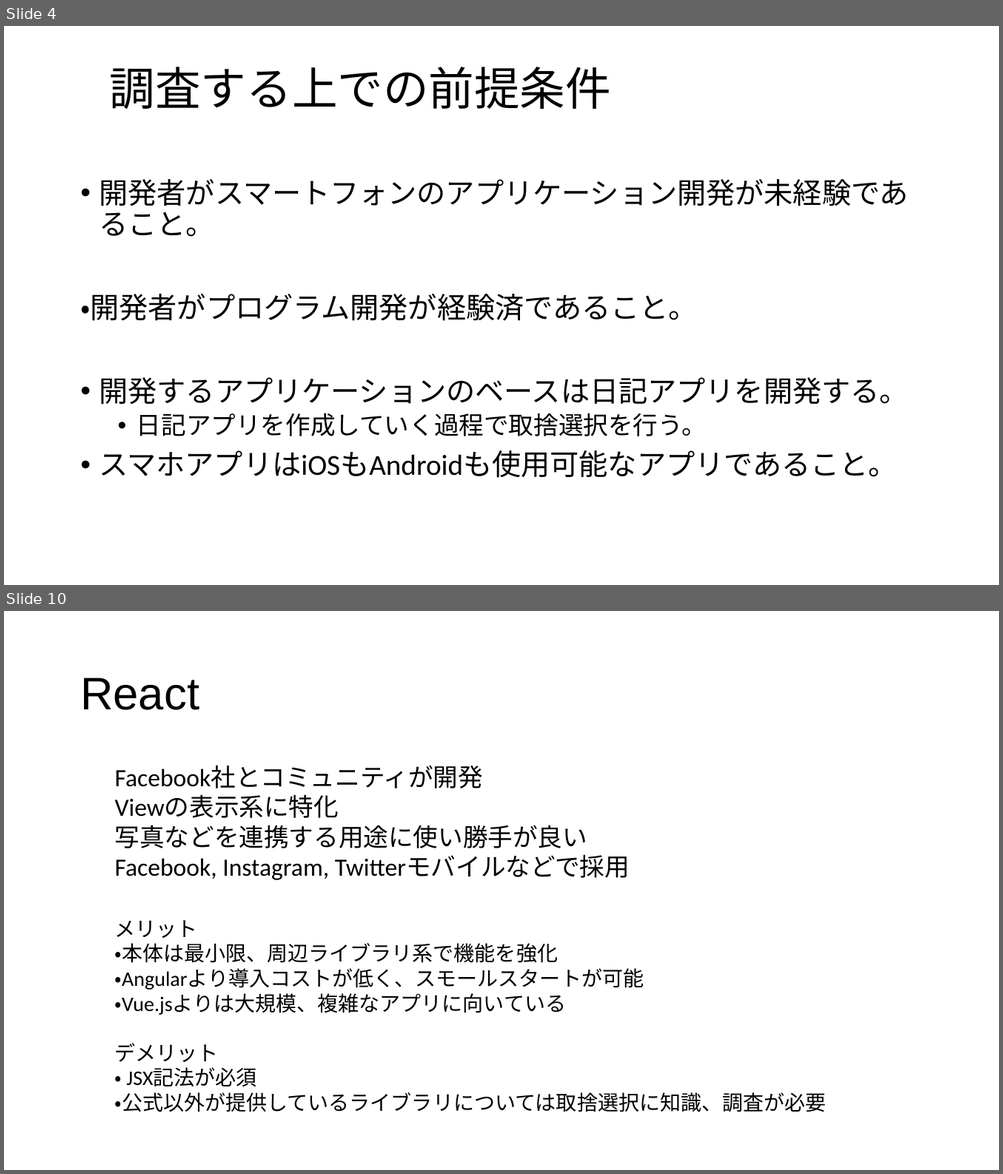
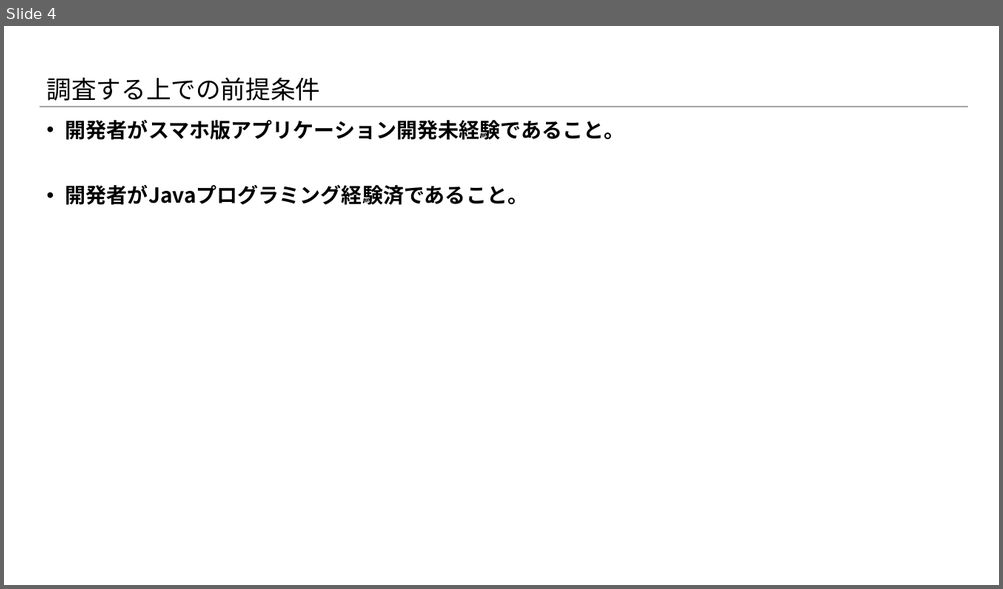
Before and after one commit to konnpeitoon/diary, a slide deck: doc/01_勉強会まとめ資料/01_勉強会まとめ資料/【4月】第一回勉強会/スマホアプリの開発.pptx. Shown one above the other, each under a label of ours: slides 4 and 10 before the commit, slide 4 after it; the slides between them are not shown. The pictures are 1003x1174 and 1003x589 pixels, drawn with LibreOffice and Linux fonts; fonts in the diff are those of the drawing; background and template pictures are left out. Boxes give left, top, right and bottom in pixels: in the first picture for what was removed or moved away, otherwise in the second. Text is boxed around its words. In the diff, an @@ line names an element or a change of style, - is before the commit and + after.

Commit message:
ファイルを1つに修正

```diff
--- a/doc/01_勉強会まとめ資料/01_勉強会まとめ資料/【4月】第一回勉強会/スマホアプリの開発.pptx
+++ b/doc/01_勉強会まとめ資料/01_勉強会まとめ資料/【4月】第一回勉強会/スマホアプリの開発.pptx
@@ slide 10 removed at (x1=4, y1=611, x2=999, y2=1170), background #FFFFFF @@
@@ title removed at (x1=80, y1=678, x2=199, y2=710) @@
-React
@@ text removed at (x1=115, y1=766, x2=629, y2=880) @@
-Facebook社とコミュニティが開発
-Viewの表示系に特化
-写真などを連携する用途に使い勝手が良い
-Facebook, Instagram, Twitterモバイルなどで採用
@@ text removed at (x1=115, y1=920, x2=826, y2=1113) @@
-メリット
-・本体は最小限、周辺ライブラリ系で機能を強化
-・Angularより導入コストが低く、スモールスタートが可能
-・Vue.jsよりは大規模、複雑なアプリに向いている
-デメリット
-・ JSX記法が必須
-・公式以外が提供しているライブラリについては取捨選択に知識、調査が必要
@@ slide 4 changed as well @@
@@ title "調査する上での前提条件" moved from (x1=110, y1=67, x2=612, y2=109) to (x1=47, y1=77, x2=321, y2=101) @@
@@ title "調査する上での前提条件" at (x1=47, y1=77, x2=321, y2=101): size 44 to 24 pt, font Calibri to Noto Sans CJK JP @@
@@ line added from (39, 107) to (968, 107), #A5A5A5 1.5 pt @@
@@ text at (x1=65, y1=120, x2=625, y2=205): text changed; size 28 to 20 pt; font Calibri to Noto Sans CJK JP; bold on @@
-• 開発者がスマートフォンのアプリケーション開発が未経験であること。
-・開発者がプログラム開発が経験済であること。
-• 開発するアプリケーションのベースは日記アプリを開発する。
-  • 日記アプリを作成していく過程で取捨選択を行う。
-• スマホアプリはiOSもAndroidも使用可能なアプリであること。
+• 開発者がスマホ版アプリケーション開発未経験であること。
+• 開発者がJavaプログラミング経験済であること。
```
Also in this commit, not shown: 6 other slides changed, 2 slides added, 3 other slides removed, 1 other file.
